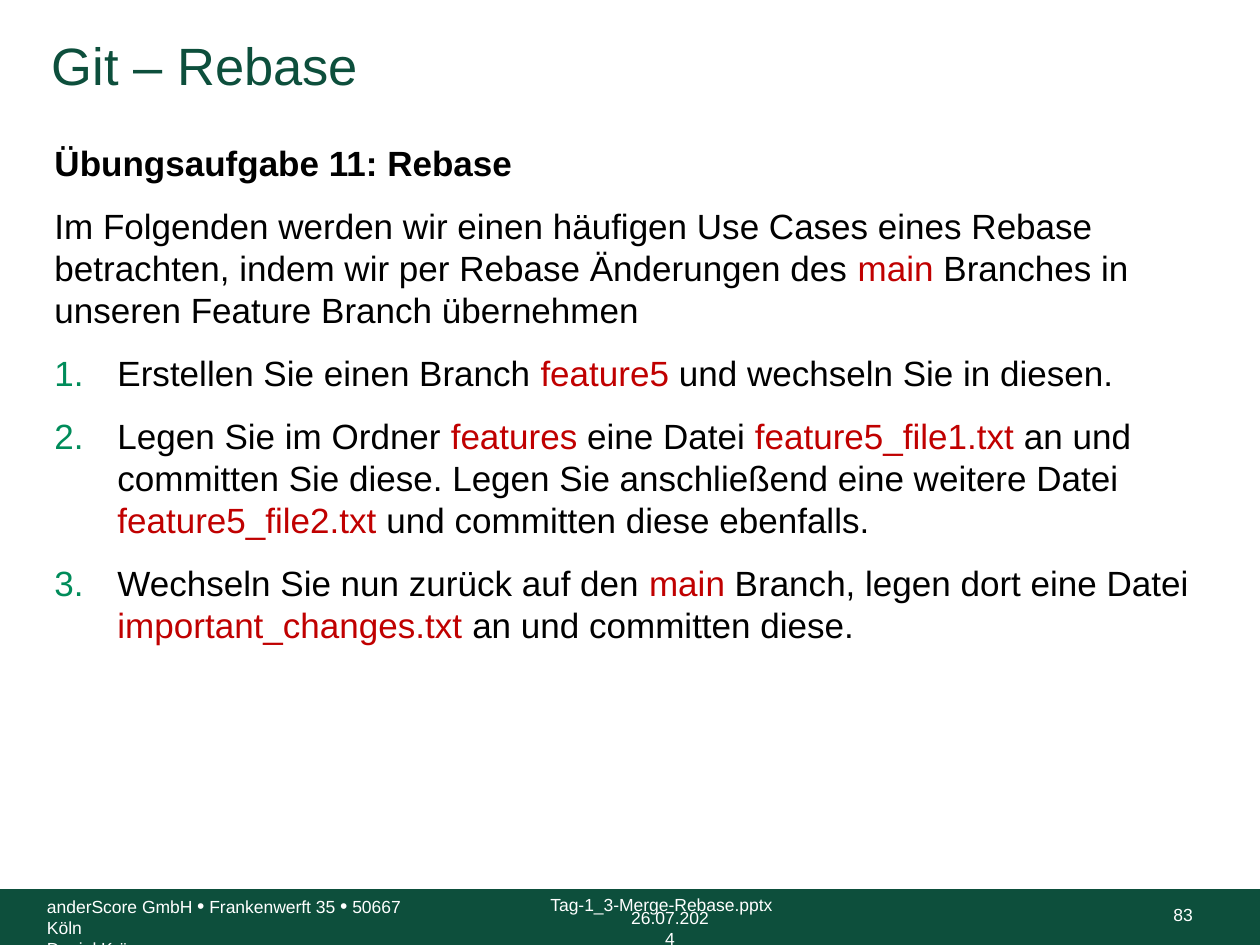
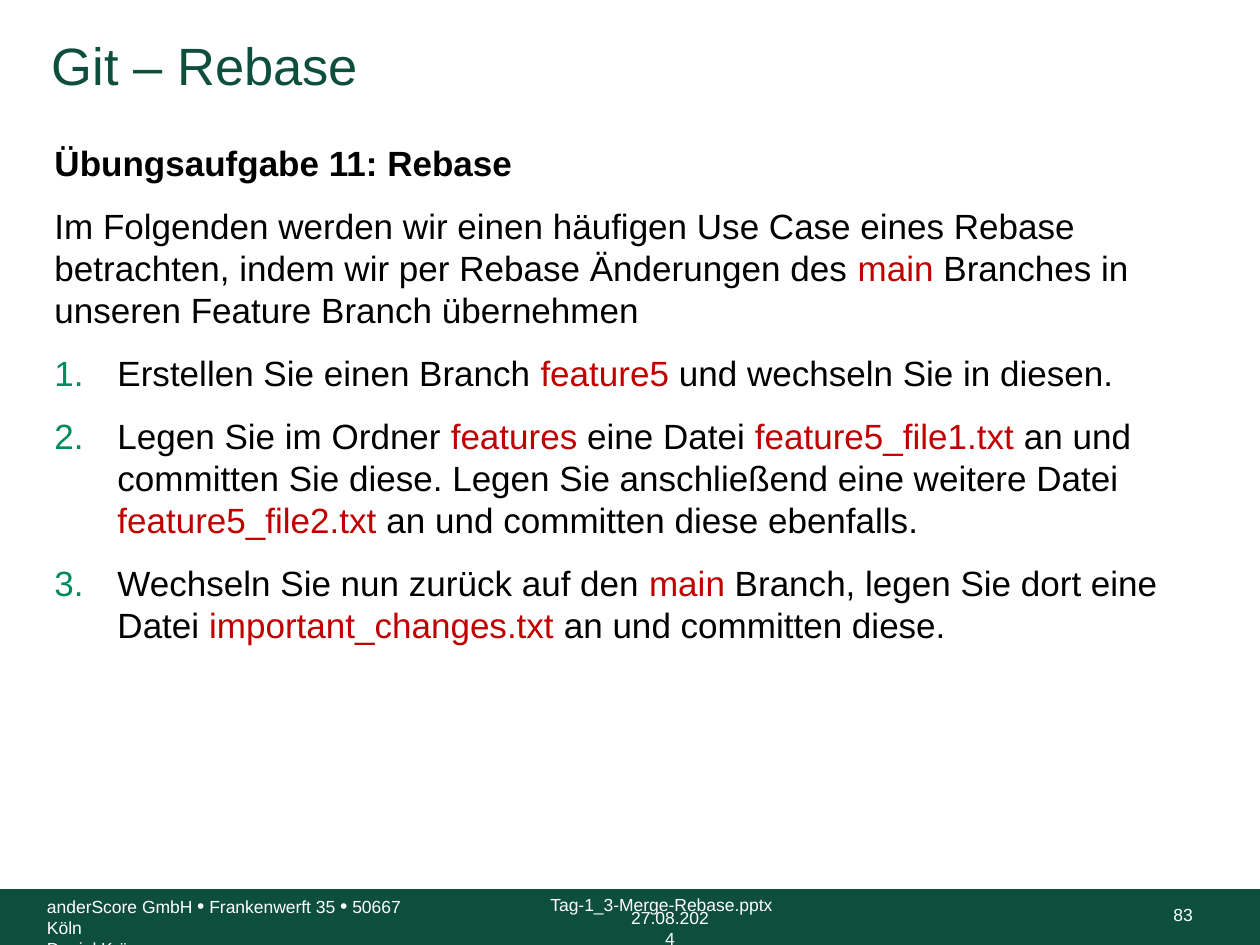
Before and after one commit to anderscore-gmbh/gitlab, a slide deck: slide 83 of slides/Tag-1_3-Merge-Rebase.pptx. Drawn at 1260x945 pixels with LibreOffice and Linux fonts; fonts in the diff are those of the drawing; background and template pictures are left out. Boxes give left, top, right and bottom in pixels: in the first picture for what was removed or moved away, otherwise in the second. Text is boxed around its words. In the diff, an @@ line names an element or a change of style, - is before the commit and + after.

Commit message:
Formfehler in 1-2 und 1-3 korrigiert sowie Aufgabe 9+10 dort gekürzt

```diff
--- a/slides/Tag-1_3-Merge-Rebase.pptx
+++ b/slides/Tag-1_3-Merge-Rebase.pptx
@@ text at box(54, 213, 1128, 324): text changed @@
-Im Folgenden werden wir einen häufigen Use Cases eines Rebase betrachten, indem wir per Rebase Änderungen des main Branches in unseren Feature Branch übernehmen
+Im Folgenden werden wir einen häufigen Use Case eines Rebase betrachten, indem wir per Rebase Änderungen des main Branches in unseren Feature Branch übernehmen
@@ text at box(117, 423, 1157, 645): text changed @@
-2. Legen Sie im Ordner features eine Datei feature5_file1.txt an und committen Sie diese. Legen Sie anschließend eine weitere Datei feature5_file2.txt und committen diese ebenfalls.
-3. Wechseln Sie nun zurück auf den main Branch, legen dort eine Datei important_changes.txt an und committen diese.
+2. Legen Sie im Ordner features eine Datei feature5_file1.txt an und committen Sie diese. Legen Sie anschließend eine weitere Datei feature5_file2.txt an und committen diese ebenfalls.
+3. Wechseln Sie nun zurück auf den main Branch, legen Sie dort eine Datei important_changes.txt an und committen diese.
@@ text at box(631, 911, 709, 924): text changed @@
-26.07.2024
+27.08.2024
```
Also in this commit, not shown: 117 other slides changed, 1 other file.
